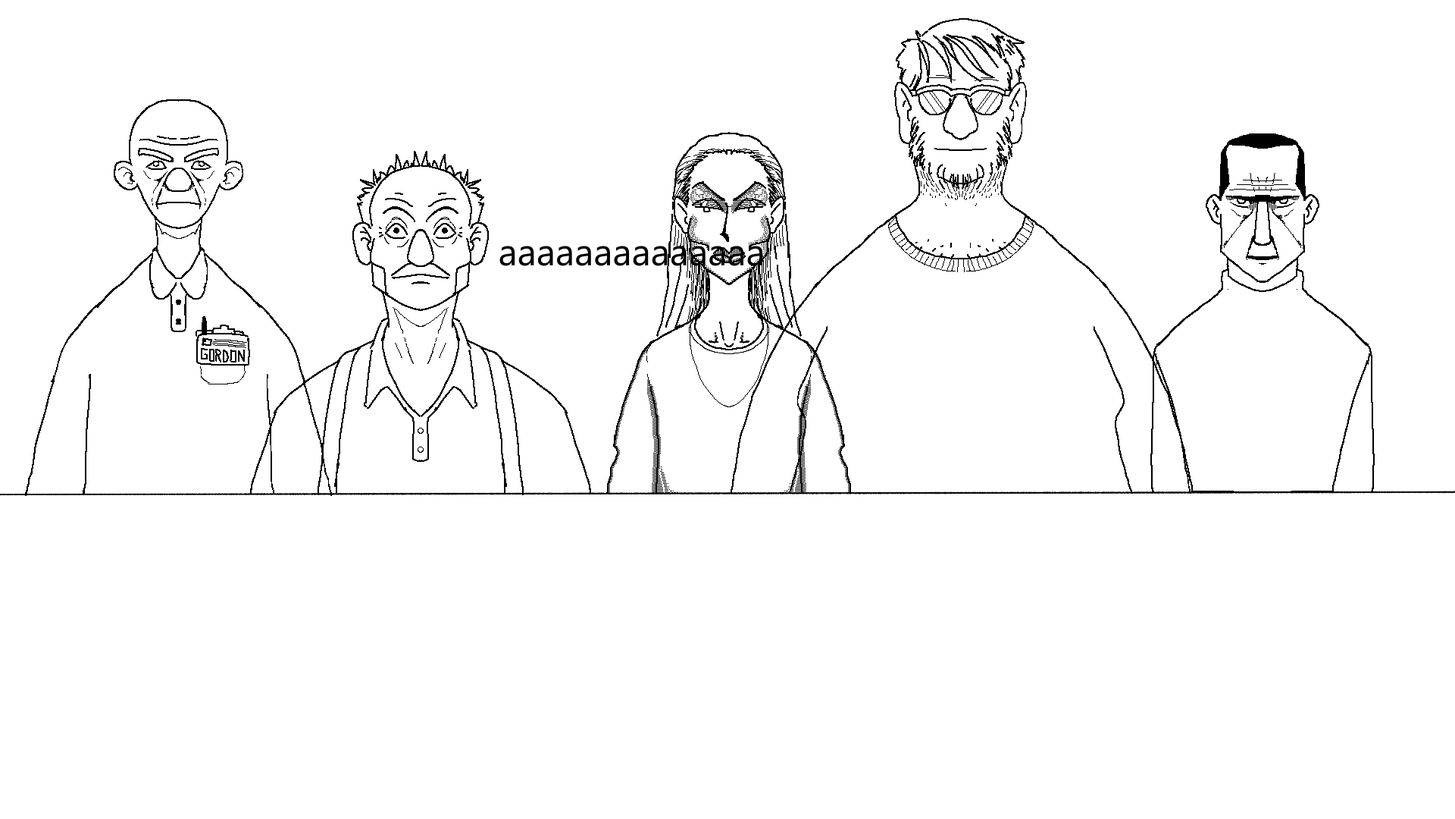
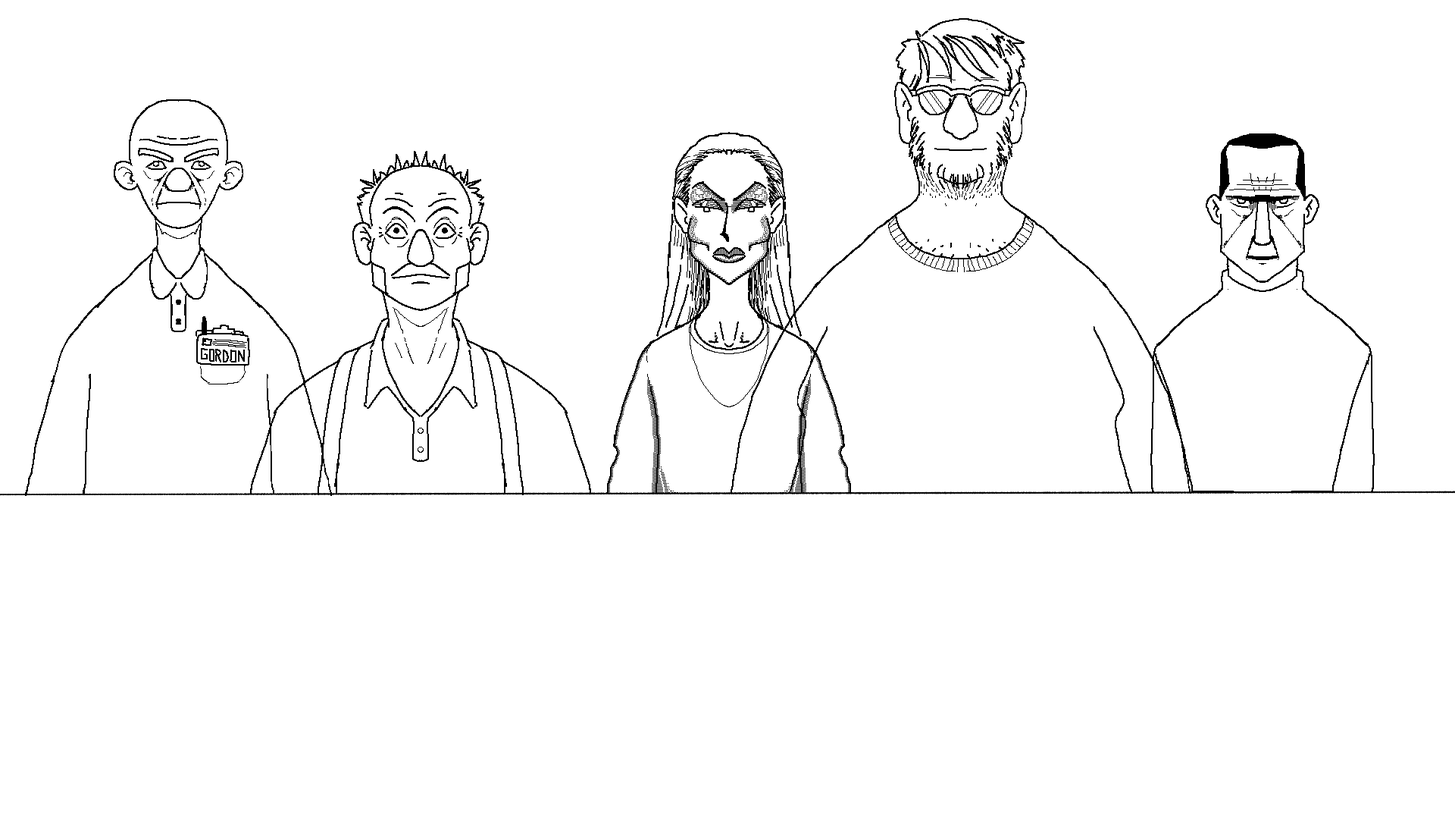
The second w=1455, h=819 image is a revision of the first. Changes to its layers:
added group "Agrupar 4" with 5 layers above "Pintar camada 2" over [499, 245, 764, 267]
moved "4" into group "Agrupar 4", painted on it over [729, 245, 764, 267]
moved "3" into group "Agrupar 4" over [583, 245, 764, 267]
moved "2" into group "Agrupar 4", painted on it over [499, 245, 630, 267]
